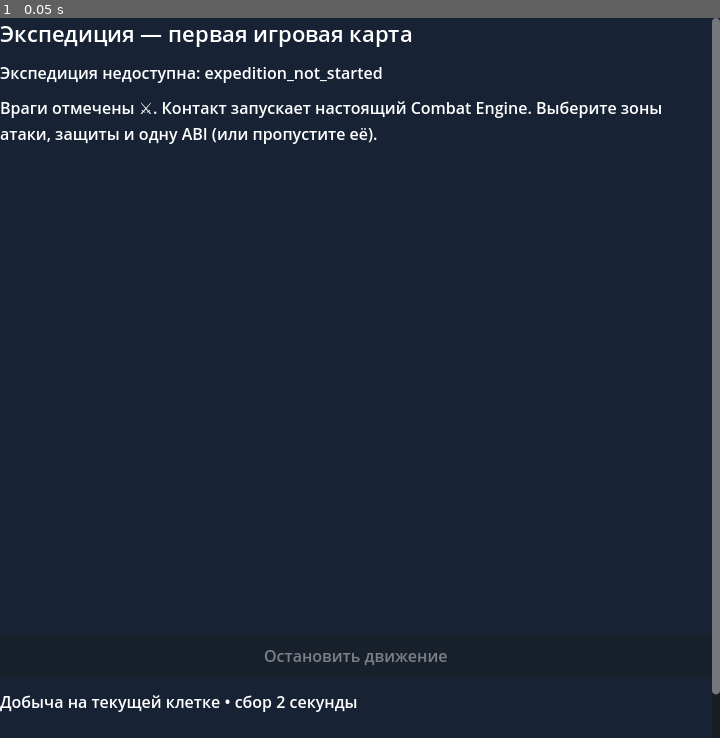
Above: before the commit, frame 1.
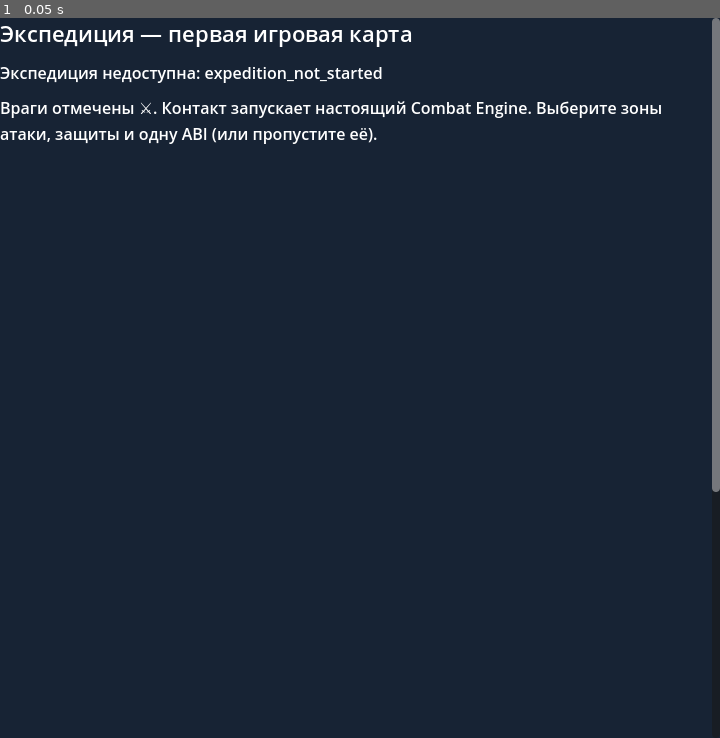
Above: after the commit, the same moment.

Repository: Archoniou1987/Battle-of-Artheon
Game: Godot game, scene res://scenes/main/solo_live_map.tscn
Two runs of this game, one before a commit and one after it. Both use one fixed random seed, a clock stepped at 60 frames per second and the inputs below. This scene is started directly instead of the project's main scene.
Inputs:
- Up to frame 1 (0.05 s): no input

The runs differ from the first frame. In frame 1, 0.9% of the frame differs, in the area x 0-100%, y 65-97%.

Commit message:
ui(hex): size viewport square and restore test-only reveal toggle from approved viewer

Diff:
--- a/scenes/main/solo_live_map.gd
+++ b/scenes/main/solo_live_map.gd
@@ -11,6 +11,7 @@
 var mini_map: DebugMiniMap
 var map_panel: Control
 var legacy_upgrade_button: Button
+var reveal_test_toggle: CheckButton
 var route_steps: Array[Vector2i] = []
 var route_target := Vector2i(-1,-1)
 var route_running := false
@@ -49,6 +50,8 @@
 	var id := SoloTownExpeditionBridge.expedition_id_for_player(PLAYER)
 	var opened := SoloLiveMapSession.open(SAVE,MANIFEST,id,PLAYER)
 	_build_view()
+	get_viewport().size_changed.connect(_size_hex_map_viewport)
+	call_deferred("_size_hex_map_viewport")
 	# Fail closed until a verified normal session is available.
 	return_button.disabled = true
 	if not bool(opened.get("ok",false)) and String(opened.get("state","")) == "resume_combat_checkpoint":
@@ -195,6 +198,12 @@
 	legacy_upgrade_button.visible = false
 	legacy_upgrade_button.pressed.connect(_upgrade_legacy_map)
 	root.add_child(legacy_upgrade_button)
+	reveal_test_toggle = CheckButton.new()
+	reveal_test_toggle.name = "RevealMapDiagnostic"
+	reveal_test_toggle.text = "Открыть всю карту (тест)"
+	reveal_test_toggle.button_pressed = false
+	reveal_test_toggle.toggled.connect(_toggle_map_diagnostic)
+	root.add_child(reveal_test_toggle)
 	route_label = Label.new()
 	route_label.autowrap_mode = TextServer.AUTOWRAP_WORD_SMART
 	root.add_child(route_label)
@@ -235,6 +244,8 @@
 	if legacy_upgrade_button != null:
 		legacy_upgrade_button.visible = session.generated_content.is_empty()
 		legacy_upgrade_button.disabled = pickup_active or live_combat != null or FileAccess.file_exists(MANIFEST)
+	if reveal_test_toggle != null:
+		reveal_test_toggle.visible = not session.generated_content.is_empty()
 	_refresh_combat_controls()
 	for node in ground_list.get_children():
 		ground_list.remove_child(node)
@@ -253,6 +264,21 @@
 		empty.text = "Здесь нет доступной добычи."
 		ground_list.add_child(empty)
 	_refresh_hex_canvas()
+
+## The approved viewer uses a square map viewport, not an expanding
+## document-height map or a full-width mini-map.
+func _size_hex_map_viewport() -> void:
+	if map_panel == null:
+		return
+	var width := map_panel.size.x
+	if width>0.0:
+		map_panel.custom_minimum_size.y = minf(width,720.0)
+
+func _toggle_map_diagnostic(enabled: bool) -> void:
+	if hex_canvas != null:
+		hex_canvas.set_debug_reveal_all(enabled)
+	if mini_map != null:
+		mini_map.set_reveal_all(enabled)
 
 func _upgrade_legacy_map() -> void:
 	if session == null or not session.generated_content.is_empty() or live_combat != null or pickup_active or FileAccess.file_exists(MANIFEST):
@@ -422,7 +448,7 @@
 			hex_canvas.explored_hexes[pos] = true
 	hex_canvas.set_player_view(session.expedition.player_position,Vector2i(-1,-1),[])
 	if mini_map != null:
-		mini_map.set_regions(projection.get("regions",[]),false)
+		mini_map.set_regions(projection.get("regions",[]),reveal_test_toggle.button_pressed if reveal_test_toggle!=null else false)
 		mini_map.update_map(session.map,session.expedition.player_position)
 
 
